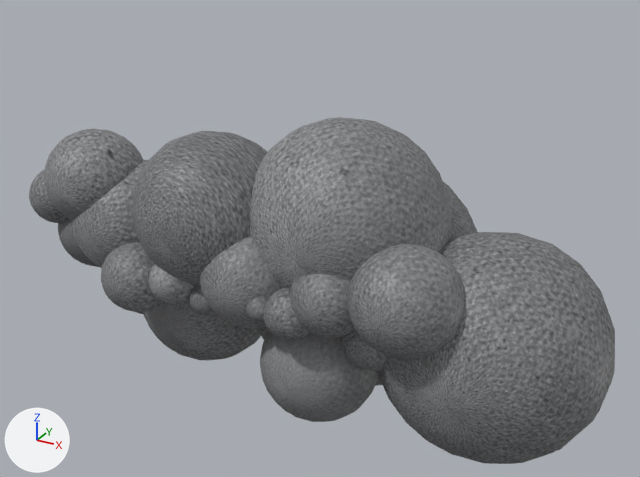
One commit to the glTF model Storm_Cloud.glb: the scene before it, then after it.
One viewpoint serves both versions: a camera (50 mm lens) standing at (0.1075, -0.153, 0.0872) and looking at (0.0186, 0.0087, 0.0064). Lighting does not change. The marker at lower left points along +X, +Y and +Z. Mesh edges are drawn as thin lines on the coarser meshes. Where no turn or scale is listed for an object, it has been applied to the vertices.

Objects in the first picture: 'Lightening_Bolt'.
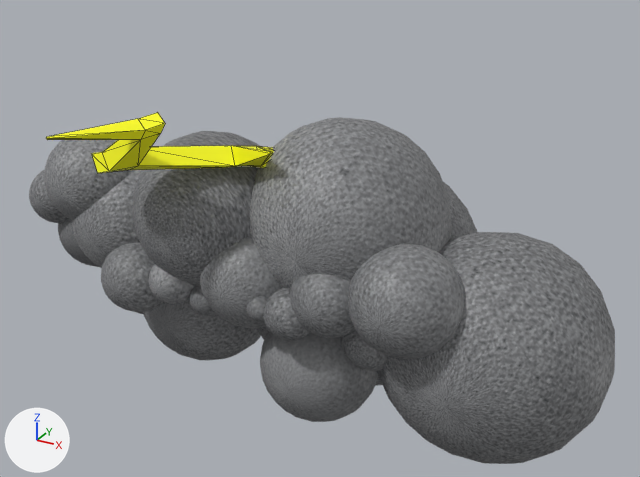
Commit message: storm clouds are raging right outside my door

Edits to the bpy script that builds the scene:
```text
Add mat_lightening_001:
    mat_lightening_001 = principled_material('Lightening.001')
    mat_lightening_001.base_color = (1.0, 1.0, 0.0)  # yellow #ffff00
    mat_lightening_001.roughness = 0.553
Add me_mesh_004:
    me_mesh_004.from_pydata(...)  # 40 vertices, 76 faces; spans x -0.0189..0.0165, y -0.0244..0.0214, z -0.0092..0.0091
    me_mesh_004.materials.append(mat_lightening_001)  # yellow #ffff00
Add ob_lightening_bolt_001:
    ob_lightening_bolt_001 = bpy.data.objects.new('Lightening_Bolt.001', me_mesh_004)
    ob_lightening_bolt_001.location = (0.0044, -0.0178, 0.0325)
```

What differs and where, as boxes (x1, y1, x2, y2) in the pictures (640 x 477 px):
'Lightening_Bolt.001', added (yellow): after (46, 112, 274, 173)
